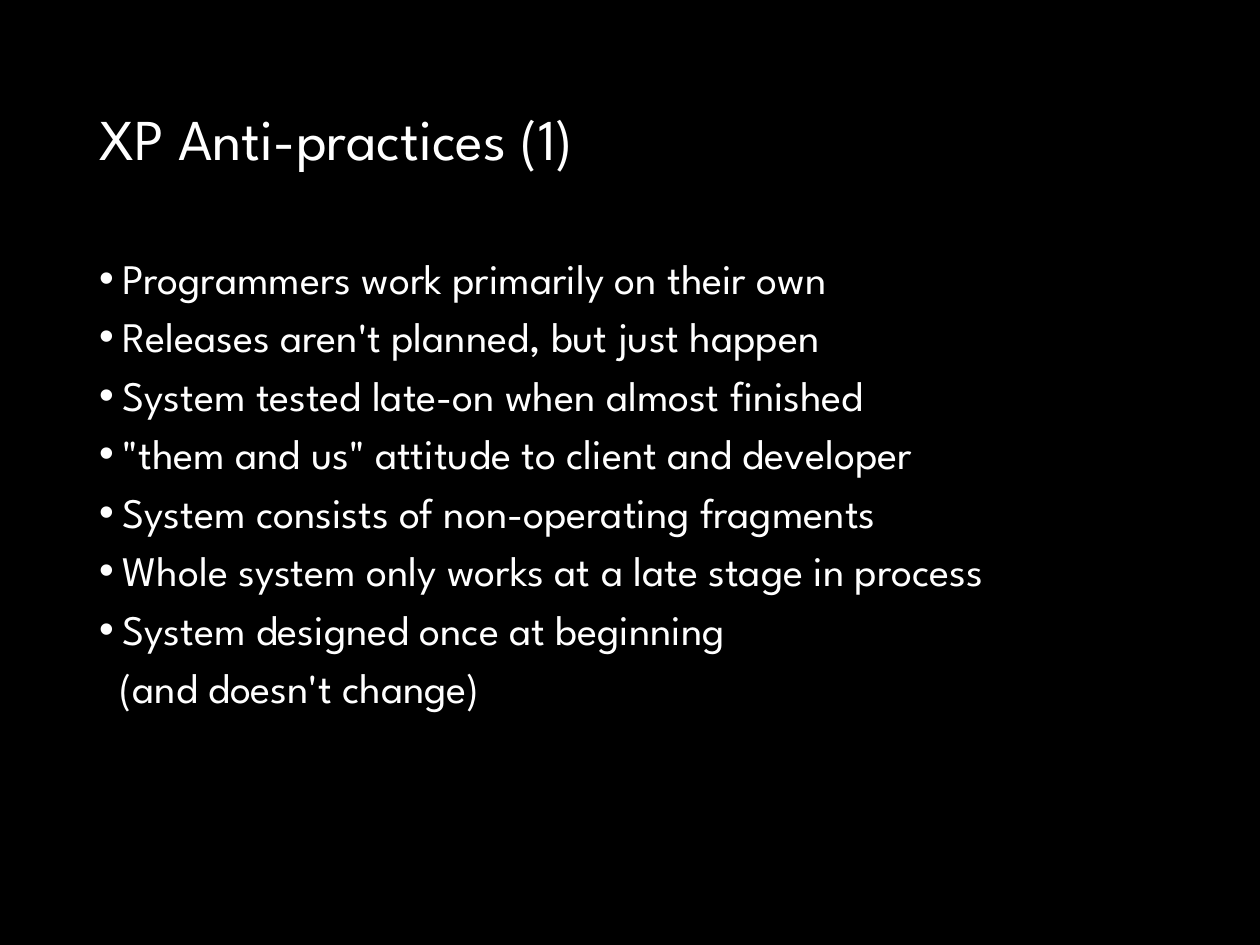
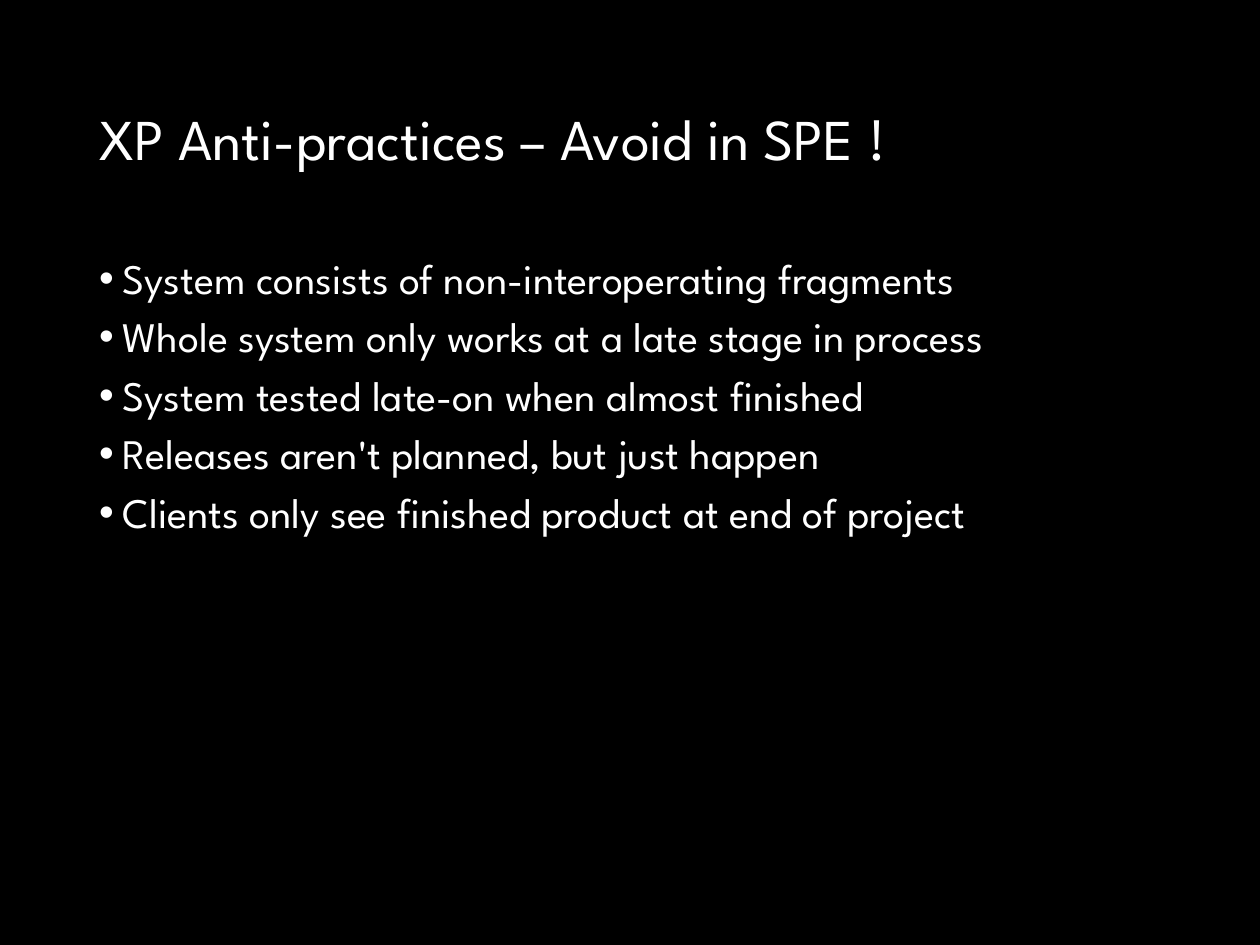
Before and after one commit to fossabot/SPE2018, a slide deck: slide 16 of Lecture Slides/04 Agile.pptx (slide 13 before the commit). Drawn at 1260x945 pixels with LibreOffice and Linux fonts; fonts in the diff are those of the drawing. Boxes give left, top, right and bottom in pixels: in the first picture for what was removed or moved away, otherwise in the second. Text is boxed around its words. In the diff, an @@ line names an element or a change of style, - is before the commit and + after.

Commit message:
Tweaks

```diff
--- a/Lecture Slides/04 Agile.pptx
+++ b/Lecture Slides/04 Agile.pptx
@@ title at bbox=[99, 120, 854, 172]: text changed @@
-XP Anti-practices (1)
+XP Anti-practices – Avoid in SPE !
@@ text at bbox=[123, 264, 983, 420]: text changed @@
-• Programmers work primarily on their own
+• System consists of non-interoperating fragments
+• Whole system only works at a late stage in process
+• System tested late-on when almost finished
@@ text at bbox=[123, 498, 965, 538]: text changed @@
-• System tested late-on when almost finished
-• "them and us" attitude to client and developer
-• System consists of non-operating fragments
-• Whole system only works at a late stage in process
-• System designed once at beginning
-(and doesn't change)
+• Clients only see finished product at end of project
```
Also in this commit, not shown: 16 other slides changed.
